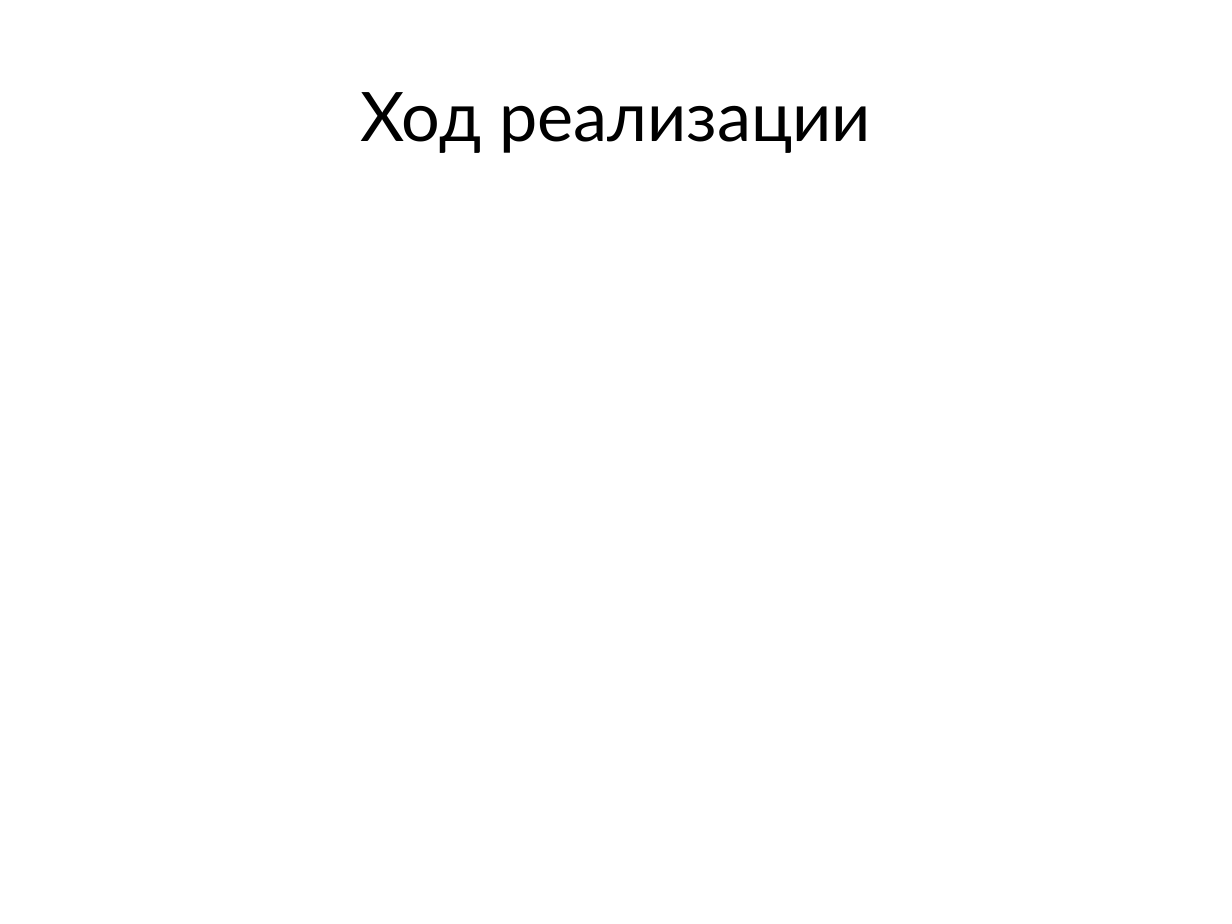
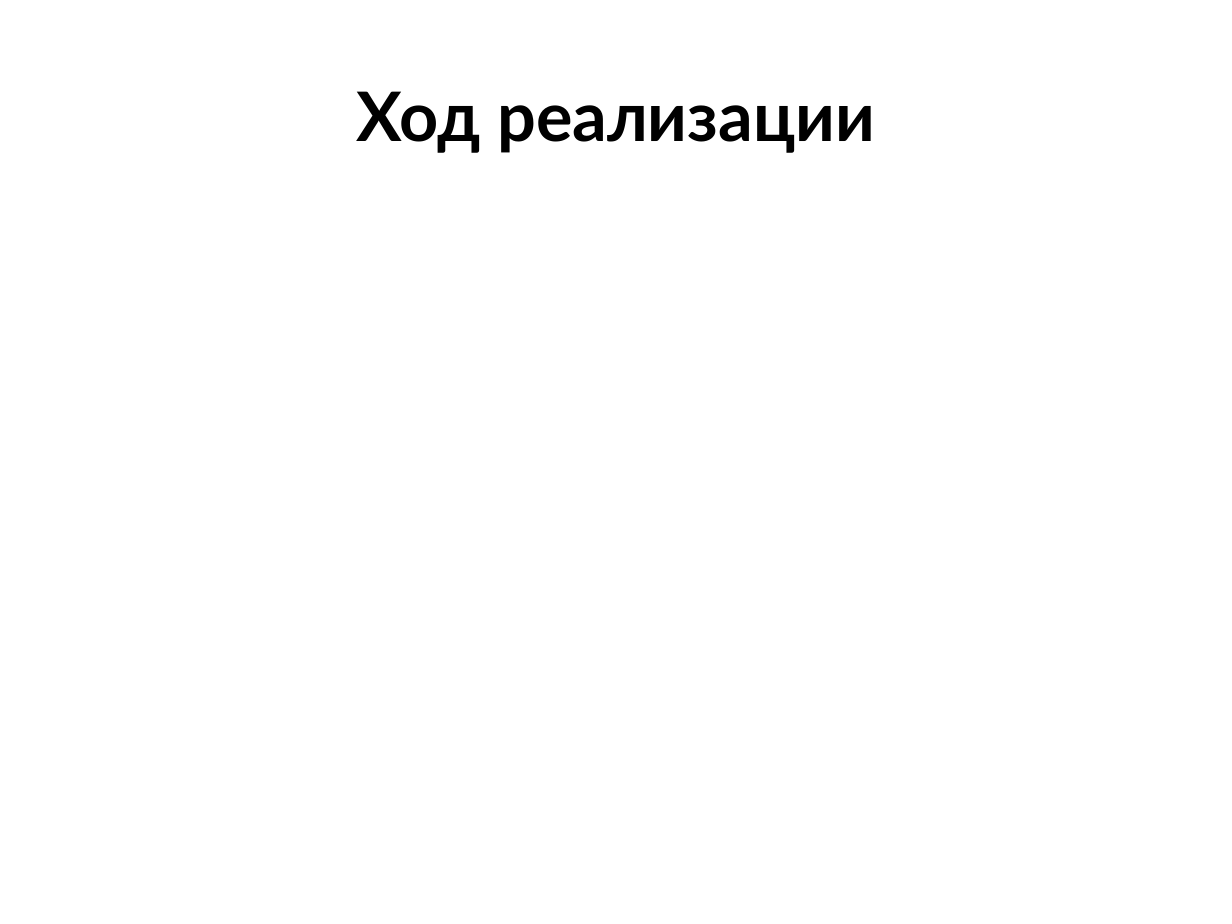
Before and after one commit to AndreSokol/pathfinding_algorithms, a slide deck: slide 5 of report/final_report.pptx. Drawn at 1232x924 pixels with LibreOffice and Linux fonts; fonts in the diff are those of the drawing. Boxes give left, top, right and bottom in pixels: in the first picture for what was removed or moved away, otherwise in the second. Text is boxed around its words. In the diff, an @@ line names an element or a change of style, - is before the commit and + after.

```diff
--- a/report/final_report.pptx
+++ b/report/final_report.pptx
@@ text "Ход реализации" at [356, 91, 875, 153]: bold on @@
```
Also in this commit, not shown: 2 other slides changed, 2 slides added, 2 slides removed.
